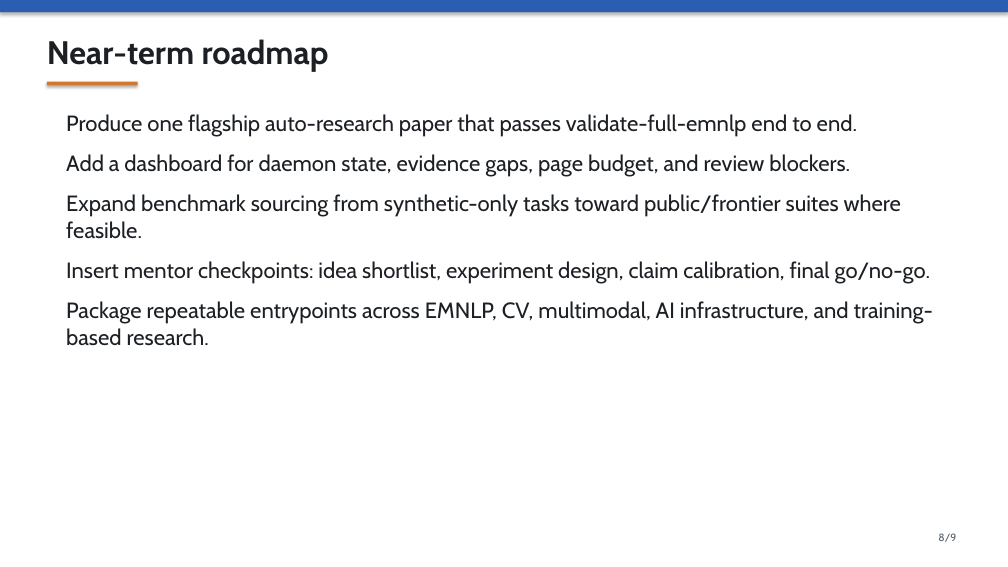
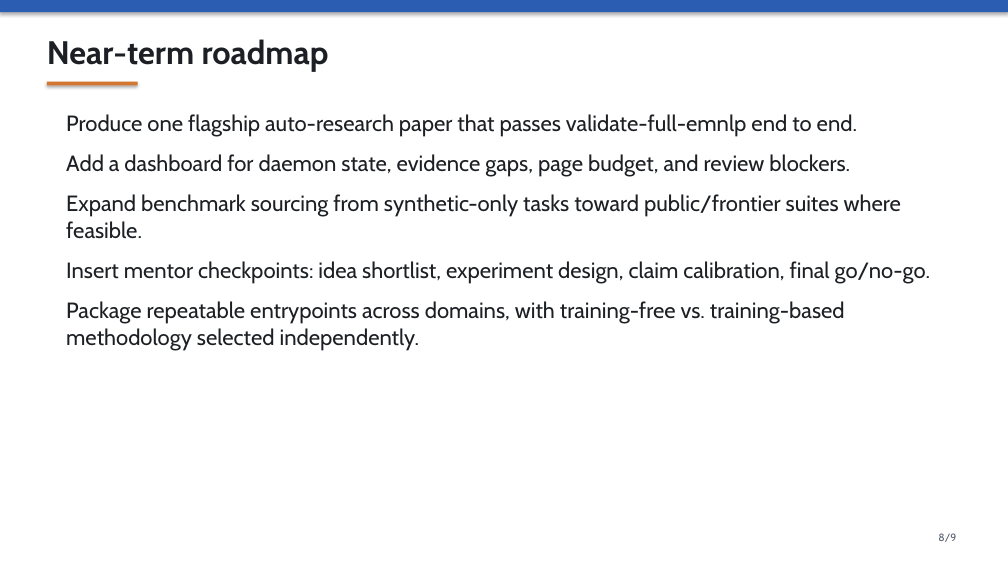
Before and after one commit to lbx154/Argus, a slide deck: slide 8 of docs/argus_skill_auto_research_pitch.pptx. Drawn at 1008x567 pixels with LibreOffice and Linux fonts; fonts in the diff are those of the drawing. Boxes give left, top, right and bottom in pixels: in the first picture for what was removed or moved away, otherwise in the second. Text is boxed around its words. In the diff, an @@ line names an element or a change of style, - is before the commit and + after.

Commit message:
Align pitch deck with domain router

```diff
--- a/docs/argus_skill_auto_research_pitch.pptx
+++ b/docs/argus_skill_auto_research_pitch.pptx
@@ text at box(66, 301, 845, 351): text changed @@
-Package repeatable entrypoints across EMNLP, CV, multimodal, AI infrastructure, and training-based research.
+Package repeatable entrypoints across domains, with training-free vs. training-based methodology selected independently.
```
Also in this commit, not shown: 1 other file.
